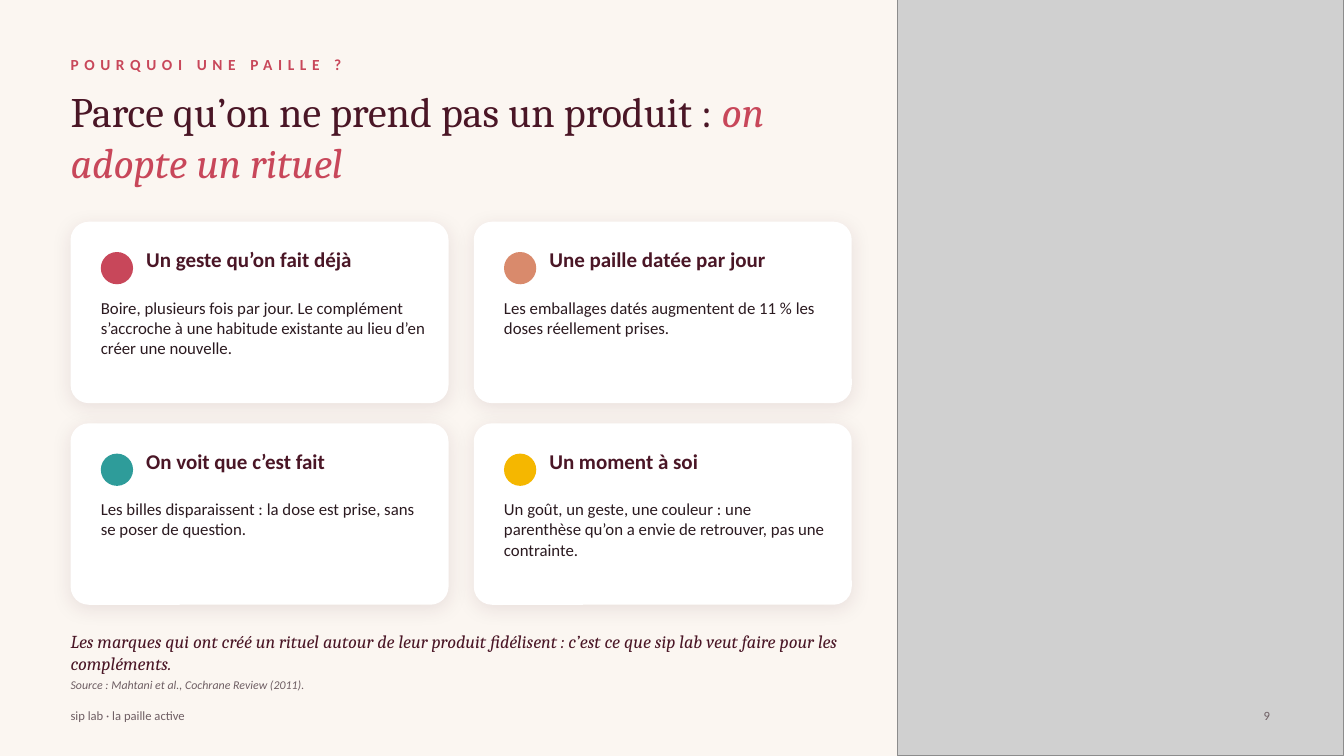
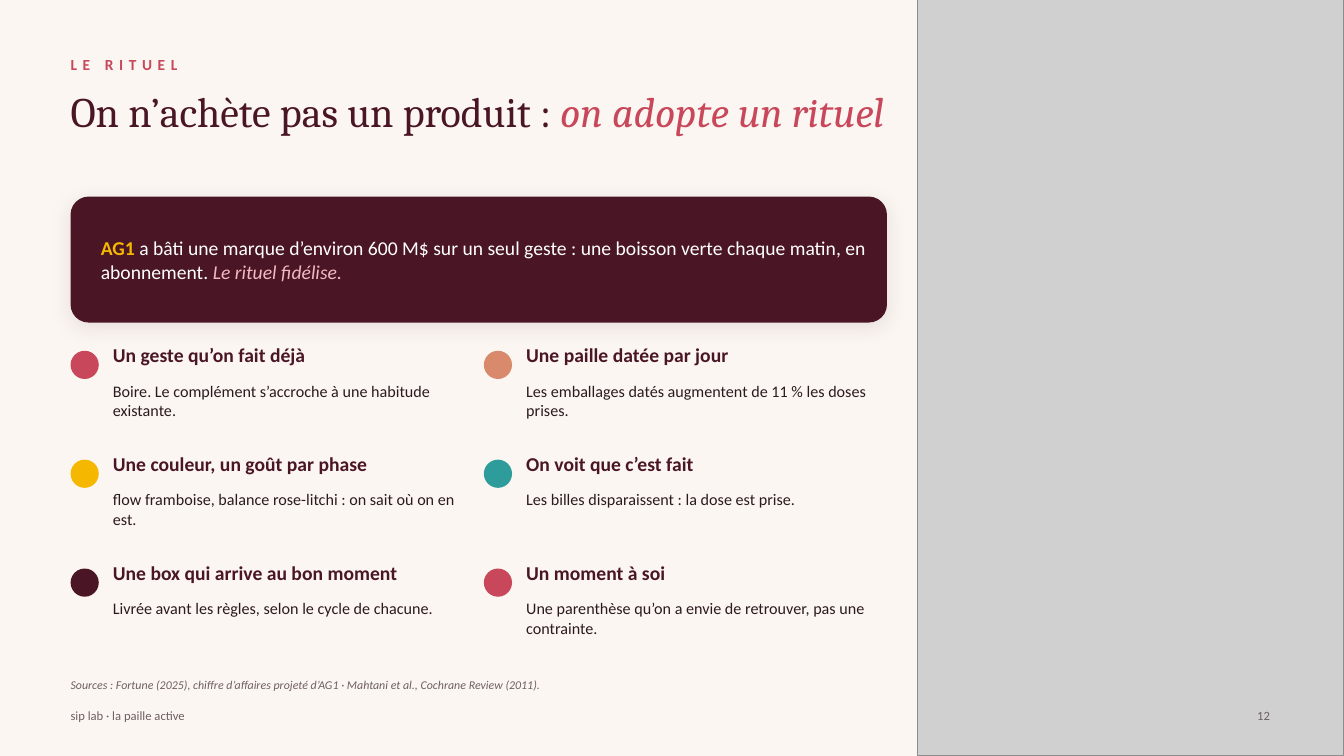
Before and after one commit to nisrine-max/mon-sitee, a slide deck: slide 12 of Dossier_sip_lab/10_Pitchs_et_presentations/Pitch_PEPITE_sip_lab.pptx (slide 9 before the commit). Drawn at 1344x756 pixels with LibreOffice and Linux fonts; fonts in the diff are those of the drawing; grey boxes stand for pictures. Boxes give left, top, right and bottom in pixels: in the first picture for what was removed or moved away, otherwise in the second. Text is boxed around its words. In the diff, an @@ line names an element or a change of style, - is before the commit and + after.

```diff
--- a/Dossier_sip_lab/10_Pitchs_et_presentations/Pitch_PEPITE_sip_lab.pptx
+++ b/Dossier_sip_lab/10_Pitchs_et_presentations/Pitch_PEPITE_sip_lab.pptx
@@ picture: place and size @@
-picture at <box>897,0,1344,756</box>
+picture at <box>918,0,1344,756</box>
@@ text at <box>71,60,177,70</box>: text changed @@
-POURQUOI UNE PAILLE ?
+LE RITUEL
@@ text at <box>71,97,884,136</box>: text changed @@
-Parce qu’on ne prend pas un produit : on adopte un rituel
+On n’achète pas un produit : on adopte un rituel
@@ rounded rectangle added at <box>71,197,887,323</box>, fill #4A1626 @@
@@ rounded rectangle removed at <box>71,222,449,403</box> @@
@@ rounded rectangle removed at <box>474,222,852,403</box> @@
@@ text added at <box>101,241,865,281</box>, 14 pt, text #FFFFFF @@
+AG1 a bâti une marque d’environ 600 M$ sur un seul geste : une boisson verte chaque matin, en abonnement. Le rituel fidélise.
@@ ellipse: place and size @@
-ellipse at <box>101,252,133,284</box>
+ellipse at <box>71,351,99,379</box>
@@ text "Un geste qu’on fait déjà": place and size @@
-text "Un geste qu’on fait déjà" at <box>146,252,352,271</box>
+text "Un geste qu’on fait déjà" at <box>113,348,305,366</box>
@@ ellipse: place and size @@
-ellipse at <box>504,252,536,284</box>
+ellipse at <box>484,351,512,379</box>
@@ text "Une paille datée par jour": place and size @@
-text "Une paille datée par jour" at <box>549,252,765,271</box>
+text "Une paille datée par jour" at <box>526,348,728,366</box>
@@ text at <box>113,385,430,416</box>: text changed; size 12 to 11.5 pt @@
-Boire, plusieurs fois par jour. Le complément s’accroche à une habitude existante au lieu d’en créer une nouvelle.
+Boire. Le complément s’accroche à une habitude existante.
@@ text at <box>526,385,866,419</box>: text changed; size 12 to 11.5 pt @@
-Les emballages datés augmentent de 11 % les doses réellement prises.
+Les emballages datés augmentent de 11 % les doses prises.
@@ rounded rectangle removed at <box>71,423,449,605</box> @@
@@ rounded rectangle removed at <box>474,423,852,605</box> @@
@@ ellipse: place and size @@
-ellipse at <box>101,454,133,486</box>
+ellipse at <box>71,460,99,488</box>
@@ ellipse at <box>71,460,99,488</box>: fill #2E9C9A to #F5B700 @@
@@ text added at <box>113,457,367,475</box>, 14 pt, text #4A1626, bold @@
+Une couleur, un goût par phase
@@ ellipse: place and size @@
-ellipse at <box>504,454,536,486</box>
+ellipse at <box>484,460,512,488</box>
@@ ellipse at <box>484,460,512,488</box>: fill #F5B700 to #2E9C9A @@
@@ size 15 to 14 pt in 4 elements at <box>113,348,305,366</box>, <box>526,348,728,366</box>, <box>526,566,665,580</box>, <box>526,457,693,474</box> @@
@@ text "On voit que c’est fait": place and size @@
-text "On voit que c’est fait" at <box>146,454,325,473</box>
+text "On voit que c’est fait" at <box>526,457,693,474</box>
@@ text added at <box>113,493,454,525</box>, 11.5 pt, text #2B1A20 @@
+flow framboise, balance rose-litchi : on sait où on en est.
@@ text at <box>526,493,795,508</box>: text changed; size 12 to 11.5 pt @@
-Les billes disparaissent : la dose est prise, sans se poser de question.
+Les billes disparaissent : la dose est prise.
@@ ellipse added at <box>71,569,99,597</box>, fill #4A1626 @@
@@ text added at <box>113,566,398,583</box>, 14 pt, text #4A1626, bold @@
+Une box qui arrive au bon moment
@@ ellipse added at <box>484,569,512,597</box>, fill #C8475A @@
@@ text "Un moment à soi": place and size @@
-text "Un moment à soi" at <box>549,454,698,469</box>
+text "Un moment à soi" at <box>526,566,665,580</box>
@@ text added at <box>113,602,433,617</box>, 11.5 pt, text #2B1A20 @@
+Livrée avant les règles, selon le cycle de chacune.
@@ text at <box>526,602,864,634</box>: text changed; size 12 to 11.5 pt @@
-Un goût, un geste, une couleur : une parenthèse qu’on a envie de retrouver, pas une contrainte.
+Une parenthèse qu’on a envie de retrouver, pas une contrainte.
@@ text removed at <box>71,635,837,674</box> @@
-Les marques qui ont créé un rituel autour de leur produit fidélisent : c’est ce que sip lab veut faire pour les compléments.
@@ text at <box>71,680,540,691</box>: text changed @@
-Source : Mahtani et al., Cochrane Review (2011).
+Sources : Fortune (2025), chiffre d’affaires projeté d’AG1 · Mahtani et al., Cochrane Review (2011).
@@ text at <box>1257,712,1270,720</box>: text changed @@
-9
+12
```
Also in this commit, not shown: 7 other slides changed, 6 slides added, 3 slides removed, 1 other file.
